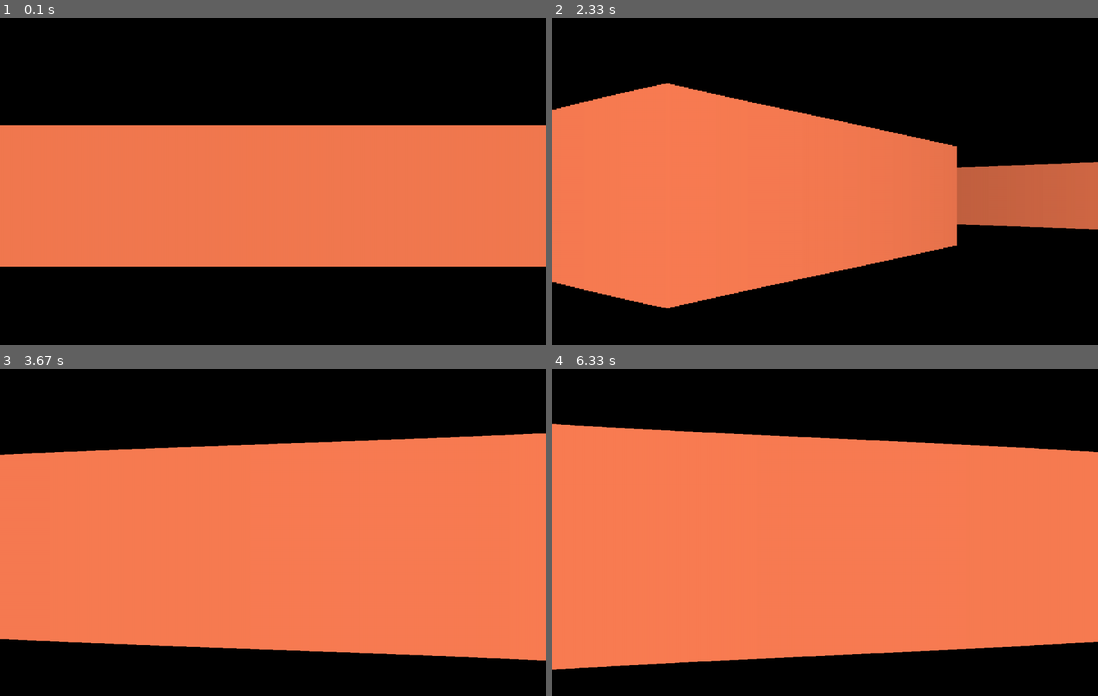
Above: before the commit, frames 1-4 (two rows, left to right).
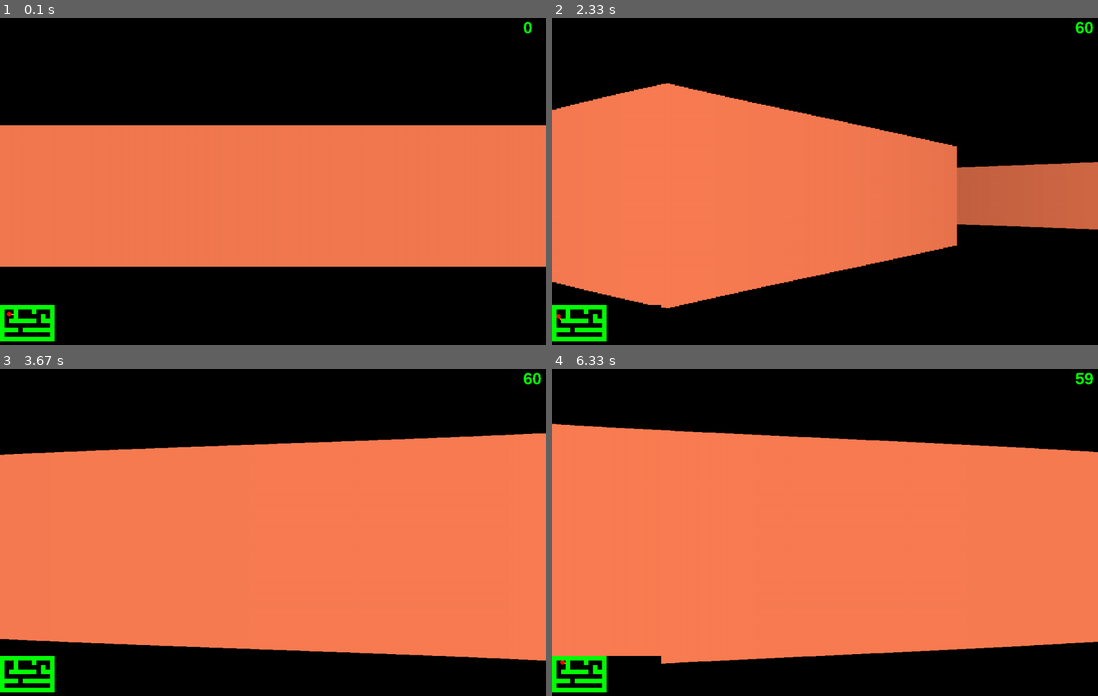
Above: after the commit, the same moments.

Repository: LorezV/pygame-evill-stuff
Game: pygame game, started from main.py
Same seed, same stepped clock (60 frames per second), same inputs: the game is played once before the commit and once after it.
Inputs:
- Up to frame 1 (0.1 s): no input
- Up to frame 2 (2.33 s): hold Right 0.33-0.8 s; hold Right 0.83-1.3 s; hold D 0.83-1.3 s; hold Left 1.33-1.87 s; hold A 1.33-1.87 s; hold Right 1.9-2.3 s; hold D 1.9-2.3 s
- Up to frame 3 (3.67 s): hold Left 2.33-2.97 s; hold A 2.33-2.97 s; hold Left 3-3.47 s; hold A 3-3.47 s; hold Right from 3.5 s (still down); hold D from 3.5 s (still down)
- Up to frame 4 (6.33 s): release Right at 3.97 s; release D at 3.97 s; hold Right 4-4.47 s; hold D 4-4.47 s; hold Left 4.5-5.03 s; hold A 4.5-5.03 s; hold Left 5.07-5.47 s; hold A 5.07-5.47 s; hold Right 5.5-6.13 s; hold D 5.5-6.13 s; hold Left from 6.17 s (still down); hold A from 6.17 s (still down)

The runs differ from the first frame. In frame 1, 0.7% of the frame differs, in the area x 0-98%, y 1-99%; in frame 2, 0.8%; in frame 3, 0.8%; in frame 4, 1.2%, in the area x 0-100%, y 1-99%.

Commit message:
Prototypes of fps counter and minimap

Diff:
--- a/main.py
+++ b/main.py
@@ -9,18 +9,22 @@
     pygame.quit()
     sys.exit()
 
-
+pygame.init()
 screen = pygame.display.set_mode(SIZE)
+screen_minimap = pygame.Surface((WIDTH // MAP_SCALE, HEIGHT // MAP_SCALE))
 clock = pygame.time.Clock()
 player = Player()
-drawer = Drawer(screen)
+drawer = Drawer(screen, screen_minimap)
 
 while True:
     screen.fill(BLACK)
     for event in pygame.event.get():
         if event.type == pygame.QUIT:
             terminate()
+
     drawer.ray_casting(player.pos, player.ang)
+    drawer.fps(clock)
+    drawer.mini_map(player)
     player.movement()
     pygame.display.flip()
     clock.tick(FPS)
--- a/modules/Drawer.py
+++ b/modules/Drawer.py
@@ -1,11 +1,28 @@
 import pygame
 from modules.Settings import *
-from modules.World import world_map
+from modules.World import world_map, mini_map
 
 
 class Drawer:
-    def __init__(self, screen):
-        self.scr = screen
+    def __init__(self, screen, screen_minimap):
+        self.screen = screen
+        self.screen_minimap = screen_minimap
+        self.font = pygame.font.SysFont('arial', 36, bold=True)
+
+    def fps(self, clock):
+        display_fps = str(int(clock.get_fps()))
+        render = self.font.render(display_fps, 0, GREEN)
+        self.screen.blit(render, FPS_POS)
+
+    def mini_map(self, player):
+        self.screen_minimap.fill("black")
+        map_x, map_y = player.x // MAP_SCALE, player.y // MAP_SCALE
+        pygame.draw.line(self.screen_minimap, "yellow", (map_x, map_y), (map_x + 12 * math.cos(player.angle),
+                                                                     map_y + 12 * math.sin(player.angle)), 2)
+        pygame.draw.circle(self.screen_minimap, "red", (int(map_x), int(map_y)), 5)
+        for x, y in mini_map:
+            pygame.draw.rect(self.screen_minimap, "green", (x, y, MAP_TILE, MAP_TILE))
+        self.screen.blit(self.screen_minimap, MAP_POS)
 
     def mapping(self, a, b):
         return (a // TILE) * TILE, (b // TILE) * TILE
@@ -43,7 +60,7 @@
             proj_height = PROJ_COEFF / depth
             c = 255 / (1 + depth * depth * 0.00002)
             color = (c, c // 2, c // 3)
-            pygame.draw.rect(self.scr, color, (
+            pygame.draw.rect(self.screen, color, (
                 ray * SCALE, HALF_HEIGHT - proj_height // 2, SCALE,
                 proj_height))
             cur_angle += DELTA_ANGLE
--- a/modules/Settings.py
+++ b/modules/Settings.py
@@ -6,8 +6,12 @@
 HALF_HEIGHT = HEIGHT // 2
 FPS = 60
 TILE = 50
+MAP_SCALE = 5
+MAP_TILE = TILE // MAP_SCALE
+MAP_POS = (0, HEIGHT - HEIGHT // MAP_SCALE)
 
 # ray casting settings
+FPS_POS = (WIDTH - 50, 10)
 FOV = math.pi / 3
 HALF_FOV = FOV / 2
 NUM_RAYS = 120
@@ -25,6 +29,7 @@
 WHITE = (255, 255, 255)
 BLACK = (0, 0, 0)
 RED = (248, 0, 0)
-GREEN = (0, 153, 0)
+GREEN = (0, 255, 0)
+DARK_GREEN = (0, 153, 0)
 BLUE = (0, 0, 128)
 YELLOW = (255, 204, 0)
--- a/modules/World.py
+++ b/modules/World.py
@@ -12,7 +12,10 @@
 ]
 
 world_map = set()
+mini_map = set()
+
 for j, row in enumerate(text_map):
     for i, char in enumerate(row):
         if char == '#':
             world_map.add((i * TILE, j * TILE))
+            mini_map.add((i * MAP_TILE, j * MAP_TILE))
